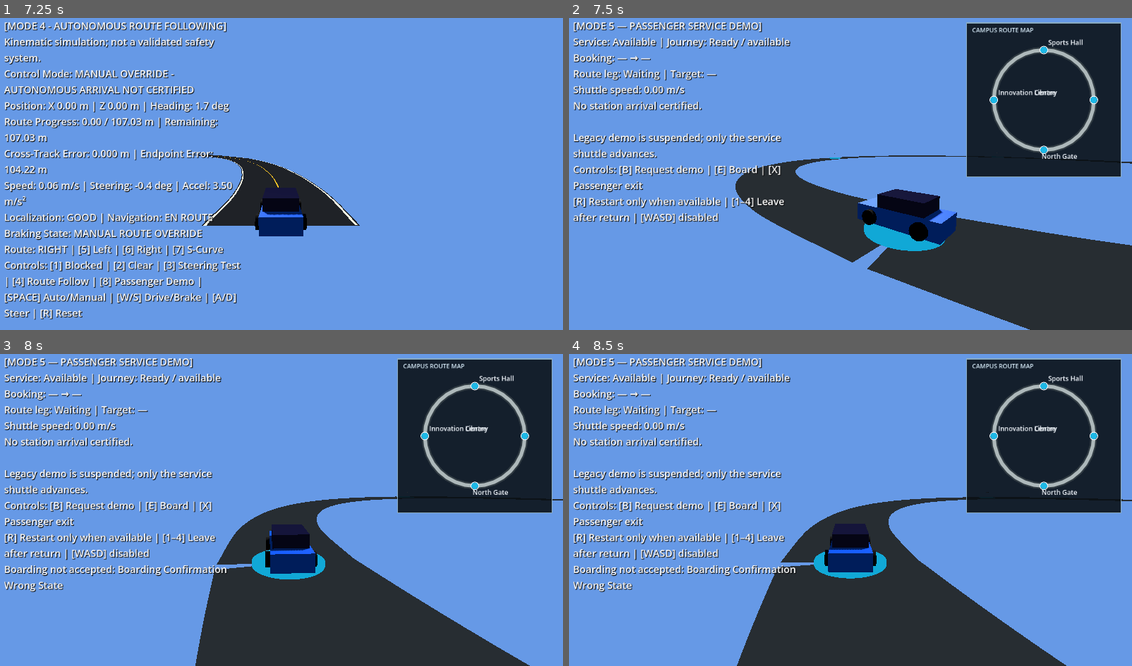
Above: before the commit, frames 1-4 (two rows, left to right).
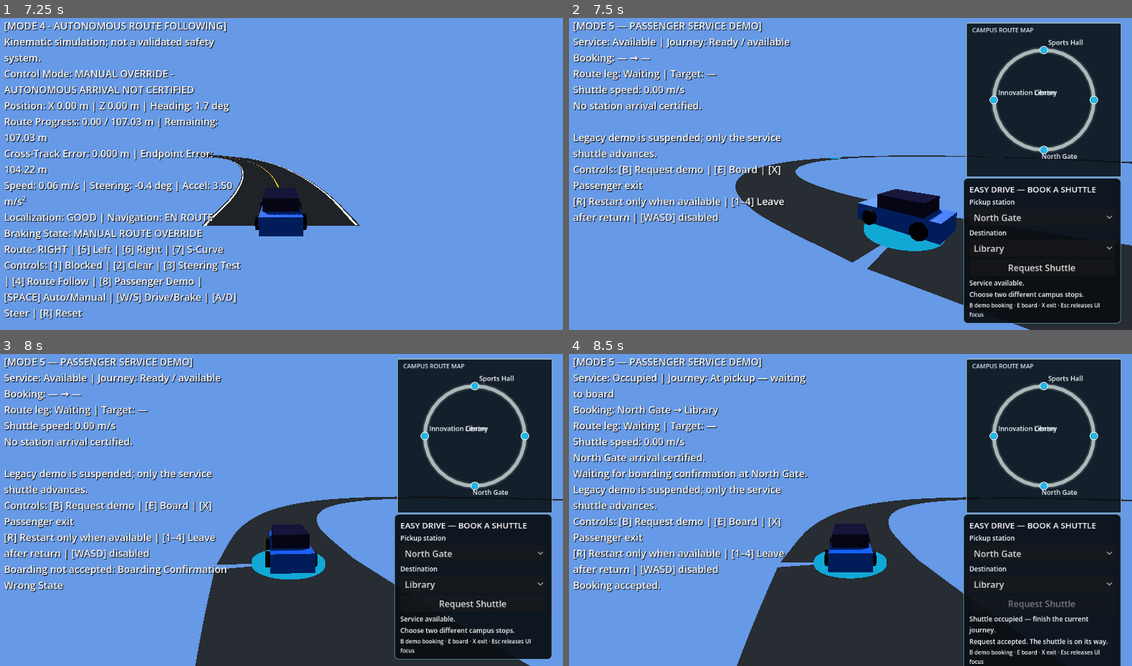
Above: after the commit, the same moments.

Repository: Olohuntele/easy-drive-godot-demo
Game: Godot game, scene res://scenes/main.tscn
The game is run twice, just before and just after one commit, with the same random seed, the same clock (stepped at 60 frames per second) and the same inputs.
Inputs (mouse positions are in pixels of both pictures, inside the frame that each line leads up to):
- Up to frame 1 (7.25 s): tap Enter (ui_accept) at 0.5, 0.77, 1.52, 2, 2.75, 3.02, 3.77, 4.52, 6.02, 6.77 s; hold D 0.53-1.28 s; hold E 0.53-1.28 s; hold Down (ui_down) 1.28-2.03 s; tap 1 at 1.35 s; tap E at 1.55, 2.3, 3.05, 3.8, 4.55, 6.05, 6.8 s; hold D 2.03-2.78 s; hold 2 2.03-2.78 s; hold Up (ui_up) 2.78-3.53 s; tap 3 at 2.85 s; hold 4 3.53-4.28 s; hold A 3.53-5.03 s; tap Escape at 4.15 s; tap B at 4.35 s; hold Down (ui_down) 5.03-5.78 s; hold E 5.03-5.78 s; hold D 5.78-6.53 s; tap X at 5.85 s; hold Up (ui_up) from 6.53 s (still down); hold R from 6.53 s (still down)
- Up to frame 2 (7.5 s): release Up (ui_up) at 7.28 s; release R at 7.28 s; hold D from 7.28 s (still down); tap 8 at 7.35 s
- Up to frame 3 (8 s): keep holding D; tap Enter (ui_accept) at 7.52 s; tap E at 7.55 s
- Up to frame 4 (8.5 s): release D at 8 s; click (1041, 603) at 8 s, where only the run after the commit has a clickable "Request Shuttle"

Frame 1 is identical in both runs. In frame 2, 13% of the frame differs, in the area x 70-99%, y 51-98%; in frame 3, 13%; in frame 4, 22%, in the area x 0-98%, y 6-100%.

Commit message:
feat: add interactive passenger booking interface
Co-authored-by: Copilot <223556219+Copilot@users.noreply.github.com>

Diff:
--- /dev/null
+++ b/scripts/passenger_booking_panel.gd
@@ -0,0 +1,163 @@
+extends PanelContainer
+
+signal booking_requested(pickup_station_id: String, destination_station_id: String)
+
+const PANEL_SIZE: Vector2 = Vector2(286.0, 264.0)
+
+var pickup_selector: OptionButton
+var destination_selector: OptionButton
+var request_button: Button
+var service_status_label: Label
+var feedback_label: Label
+var _request_in_flight: bool = false
+
+func _ready() -> void:
+    custom_minimum_size = PANEL_SIZE
+    size = PANEL_SIZE
+    anchor_left = 1.0
+    anchor_right = 1.0
+    offset_left = -306.0
+    offset_right = -20.0
+    offset_top = 300.0
+    offset_bottom = 564.0
+    mouse_filter = Control.MOUSE_FILTER_STOP
+
+    var panel_style := StyleBoxFlat.new()
+    panel_style.bg_color = Color(0.035, 0.055, 0.075, 0.94)
+    panel_style.border_color = Color(0.4, 0.62, 0.72, 0.95)
+    panel_style.set_border_width_all(1)
+    panel_style.set_corner_radius_all(7)
+    add_theme_stylebox_override("panel", panel_style)
+
+    var margin := MarginContainer.new()
+    add_child(margin)
+    margin.set_anchors_and_offsets_preset(Control.PRESET_FULL_RECT)
+    margin.add_theme_constant_override("margin_left", 10)
+    margin.add_theme_constant_override("margin_top", 8)
+    margin.add_theme_constant_override("margin_right", 10)
+    margin.add_theme_constant_override("margin_bottom", 8)
+
+    var content := VBoxContainer.new()
+    content.add_theme_constant_override("separation", 4)
+    margin.add_child(content)
+
+    var title := Label.new()
+    title.text = "EASY DRIVE — BOOK A SHUTTLE"
+    title.add_theme_font_size_override("font_size", 15)
+    content.add_child(title)
+
+    var pickup_label := Label.new()
+    pickup_label.text = "Pickup station"
+    pickup_label.add_theme_font_size_override("font_size", 12)
+    content.add_child(pickup_label)
+    pickup_selector = OptionButton.new()
+    pickup_selector.size_flags_horizontal = Control.SIZE_EXPAND_FILL
+    pickup_selector.focus_mode = Control.FOCUS_ALL
+    content.add_child(pickup_selector)
+
+    var destination_label := Label.new()
+    destination_label.text = "Destination"
+    destination_label.add_theme_font_size_override("font_size", 12)
+    content.add_child(destination_label)
+    destination_selector = OptionButton.new()
+    destination_selector.size_flags_horizontal = Control.SIZE_EXPAND_FILL
+    destination_selector.focus_mode = Control.FOCUS_ALL
+    content.add_child(destination_selector)
+
+    request_button = Button.new()
+    request_button.text = "Request Shuttle"
+    request_button.focus_mode = Control.FOCUS_ALL
+    request_button.pressed.connect(_on_request_pressed)
+    content.add_child(request_button)
+
+    service_status_label = Label.new()
+    service_status_label.add_theme_font_size_override("font_size", 12)
+    service_status_label.autowrap_mode = TextServer.AUTOWRAP_WORD_SMART
+    content.add_child(service_status_label)
+
+    feedback_label = Label.new()
+    feedback_label.add_theme_font_size_override("font_size", 12)
+    feedback_label.autowrap_mode = TextServer.AUTOWRAP_WORD_SMART
+    content.add_child(feedback_label)
+
+    var controls_hint := Label.new()
+    controls_hint.text = "B demo booking · E board · X exit · Esc releases UI focus"
+    controls_hint.add_theme_font_size_override("font_size", 10)
+    controls_hint.autowrap_mode = TextServer.AUTOWRAP_WORD_SMART
+    content.add_child(controls_hint)
+
+func configure(network: RefCounted, initial_snapshot: Dictionary) -> void:
+    pickup_selector.clear()
+    destination_selector.clear()
+    for station in network.get_stations():
+        var station_id: String = str(station.id)
+        var display_name: String = str(station.display_name).replace(" Stop", "")
+        pickup_selector.add_item(display_name)
+        pickup_selector.set_item_metadata(pickup_selector.item_count - 1, station_id)
+        destination_selector.add_item(display_name)
+        destination_selector.set_item_metadata(destination_selector.item_count - 1, station_id)
+    if pickup_selector.item_count > 0:
+        pickup_selector.select(0)
+    if destination_selector.item_count > 1:
+        destination_selector.select(1)
+    update_service_snapshot(initial_snapshot)
+    feedback_label.text = "Choose two different campus stops."
+
+func update_service_snapshot(snapshot: Dictionary) -> void:
+    var active_booking: Dictionary = snapshot.get("active_booking", {})
+    var journey_state: String = str(snapshot.get("service_state", "UNINITIALIZED"))
+    var blocked: bool = bool(snapshot.get("blocked", false)) || journey_state == "BLOCKED"
+    var busy: bool = not active_booking.is_empty() || journey_state != "IDLE"
+    request_button.disabled = blocked || busy || _request_in_flight
+    if blocked:
+        service_status_label.text = "Service blocked — reservation retained."
+    elif busy:
+        service_status_label.text = "Shuttle occupied — finish the current journey."
+    elif journey_state == "IDLE":
+        service_status_label.text = "Service available."
+    else:
+        service_status_label.text = "Service status unavailable."
+
+func show_booking_result(result: Dictionary, snapshot: Dictionary) -> void:
+    _request_in_flight = false
+    update_service_snapshot(snapshot)
+    if result.get("valid", false):
+        feedback_label.text = "Request accepted. The shuttle is on its way."
+        return
+
+    var reason: String = str(result.get("failure_reason", "booking_rejected"))
+    if snapshot.get("blocked", false) || reason == "journey_blocked":
+        feedback_label.text = "Request rejected: service is blocked; the reservation is retained."
+    elif reason in ["shuttle_occupied", "journey_not_idle"]:
+        feedback_label.text = "Request rejected: the shuttle is busy with another journey."
+    else:
+        feedback_label.text = "Request rejected: %s." % _humanize_failure(reason)
+
+func has_keyboard_focus() -> bool:
+    var focus_owner: Control = get_viewport().gui_get_focus_owner()
+    return focus_owner != null && is_ancestor_of(focus_owner)
+
+func _on_request_pressed() -> void:
+    if request_button.disabled || _request_in_flight:
+        return
+    var pickup_station_id: String = _selected_station_id(pickup_selector)
+    var destination_station_id: String = _selected_station_id(destination_selector)
+    if pickup_station_id.is_empty() || destination_station_id.is_empty():
+        feedback_label.text = "Choose a pickup and destination station."
+        return
+    if pickup_station_id == destination_station_id:
+        feedback_label.text = "Pickup and destination must be different stops."
+        return
+    _request_in_flight = true
+    request_button.disabled = true
+    feedback_label.text = "Sending request to shuttle coordinator..."
+    booking_requested.emit(pickup_station_id, destination_station_id)
+
+func _selected_station_id(selector: OptionButton) -> String:
+    var selected_index: int = selector.selected
+    if selected_index < 0:
+        return ""
+    return str(selector.get_item_metadata(selected_index))
+
+func _humanize_failure(reason: String) -> String:
+    return reason.replace("_", " ").capitalize()
--- a/scripts/simulation.gd
+++ b/scripts/simulation.gd
@@ -6,6 +6,7 @@
 const RouteFollowingController = preload("res://scripts/route_following_controller.gd")
 const CampusServiceCoordinator = preload("res://scripts/campus_service_coordinator.gd")
 const CampusRouteMap = preload("res://scripts/campus_route_map.gd")
+const PassengerBookingPanel = preload("res://scripts/passenger_booking_panel.gd")
 
 const ROUTE_LEFT: String = "LEFT"
 const ROUTE_RIGHT: String = "RIGHT"
@@ -73,6 +74,7 @@
 var service_road_root: Node3D
 var service_active_route: MeshInstance3D
 var service_route_map: Control
+var booking_panel
 var service_visual_leg: String = ""
 var service_mode_message: String = ""
 
@@ -244,6 +246,8 @@
     autonomous_route_mode = false
     service_mode_message = ""
     var visuals_ready: bool = _ensure_service_visuals(service_coordinator.network)
+    if booking_panel:
+        booking_panel.visible = true
     if straight_road:
         straight_road.visible = false
     if straight_centerline:
@@ -278,19 +282,28 @@
     return {"valid": true, "failure_reason": ""}
 
 func request_service_demo_booking() -> Dictionary:
+    return request_passenger_booking("sports_hall", "innovation_centre")
+
+func request_passenger_booking(
+    pickup_station_id: String,
+    destination_station_id: String
+) -> Dictionary:
     if not passenger_service_mode || service_coordinator == null:
         return {"valid": false, "failure_reason": "passenger_service_mode_not_active"}
     var result: Dictionary = service_coordinator.request_booking(
-        "sports_hall",
-        "innovation_centre"
+        pickup_station_id,
+        destination_station_id
     )
     service_mode_message = (
-        "Booking accepted: Sports Hall to Innovation Centre."
+        "Booking accepted."
         if result.get("valid", false)
         else "Booking rejected: %s" % _humanize_failure(str(result.get("failure_reason", "")))
     )
-    _sync_passenger_service_visuals(service_coordinator.get_service_snapshot())
-    _update_passenger_service_hud(service_coordinator.get_service_snapshot())
+    var snapshot: Dictionary = service_coordinator.get_service_snapshot()
+    _sync_passenger_service_visuals(snapshot)
+    _update_passenger_service_hud(snapshot)
+    if booking_panel:
+        booking_panel.show_booking_result(result, snapshot)
     return result
 
 func confirm_service_demo_boarding() -> Dictionary:
@@ -378,12 +391,16 @@
 func _leave_passenger_service_mode() -> void:
     if not passenger_service_mode:
         return
+    if booking_panel && booking_panel.has_keyboard_focus():
+        get_viewport().gui_release_focus()
     passenger_service_mode = false
     service_mode_message = ""
     if service_road_root:
         service_road_root.visible = false
     if service_route_map:
         service_route_map.visible = false
+    if booking_panel:
+        booking_panel.visible = false
 
 func _update_legacy_hud_message() -> void:
     if not hud_label || service_mode_message.is_empty():
@@ -392,6 +409,10 @@
         hud_label.text += "\n" + service_mode_message
 
 func _physics_process_passenger_service(delta: float) -> void:
+    if booking_panel && booking_panel.visible && booking_panel.has_keyboard_focus():
+        _advance_passenger_service(delta)
+        return
+
     var key1_current: bool = Input.is_key_pressed(KEY_1)
     if key1_current && not service_key1_pressed_last_frame:
         if _can_leave_passenger_service():
@@ -522,6 +543,13 @@
         service_route_map.name = "CampusRouteMap"
         canvas_layer.add_child(service_route_map)
     service_route_map.configure(network)
+    if booking_panel == null:
+        booking_panel = PassengerBookingPanel.new()
+        booking_panel.name = "PassengerBookingPanel"
+        canvas_layer.add_child(booking_panel)
+        booking_panel.configure(network, service_coordinator.get_service_snapshot())
+        booking_panel.booking_requested.connect(_on_passenger_booking_requested)
+    booking_panel.visible = false
     var road_count: int = 0
     var station_label_count: int = 0
     for child in service_road_root.get_children():
@@ -581,6 +609,8 @@
 func _update_passenger_service_hud(snapshot: Dictionary) -> void:
     if not hud_label:
         return
+    if booking_panel:
+        booking_panel.update_service_snapshot(snapshot)
     var booking: Dictionary = snapshot.get("active_booking", {})
     var pickup_name: String = "—"
     var destination_name: String = "—"
@@ -605,9 +635,9 @@
     var state_label: String = _humanize_service_state(journey_state)
     var waiting_text: String = ""
     if journey_state == "BOARDING":
-        waiting_text = "Waiting for boarding confirmation at Sports Hall."
+        waiting_text = "Waiting for boarding confirmation at %s." % pickup_name
     elif journey_state == "DROPOFF":
-        waiting_text = "Waiting for passenger exit confirmation at Innovation Centre."
+        waiting_text = "Waiting for passenger exit confirmation at %s." % destination_name
     elif journey_state == "BLOCKED":
         waiting_text = "Journey blocked: %s" % _humanize_failure(
             str(snapshot.get("blocked_reason", ""))
@@ -615,9 +645,9 @@
 
     var arrival_text: String = "No station arrival certified."
     if journey_state == "BOARDING":
-        arrival_text = "Sports Hall arrival certified."
+        arrival_text = "%s arrival certified." % pickup_name
     elif journey_state == "DROPOFF":
-        arrival_text = "Innovation Centre arrival certified."
+        arrival_text = "%s arrival certified." % destination_name
     elif journey_state == "IDLE" && snapshot.get("arrival_certified", false):
         arrival_text = "Return to North Gate certified."
 
@@ -825,6 +855,12 @@
     return just_pressed
 
 func _input(event: InputEvent) -> void:
+    if event is InputEventKey && event.pressed && not event.echo \
+        && event.keycode == KEY_ESCAPE \
+        && booking_panel && booking_panel.visible && booking_panel.has_keyboard_focus():
+        get_viewport().gui_release_focus()
+        get_viewport().set_input_as_handled()
+        return
     if not event is InputEventKey || not event.pressed || event.echo:
         return
     var key_event: InputEventKey = event
@@ -846,6 +882,12 @@
         print("[MODE5 DIAG] Key 8 ignored: Mode 5 is already active.")
         return
     select_passenger_service_mode()
+
+func _on_passenger_booking_requested(
+    pickup_station_id: String,
+    destination_station_id: String
+) -> void:
+    request_passenger_booking(pickup_station_id, destination_station_id)
 
 func _physics_process(delta: float) -> void:
     # --- 1. Keyboard Controls & Mode Selection ---
--- /dev/null
+++ b/tests/test_passenger_booking_panel.gd
@@ -0,0 +1,218 @@
+extends SceneTree
+
+const PassengerJourney = preload("res://scripts/passenger_journey.gd")
+
+var assertions: int = 0
+var failures: int = 0
+
+func _initialize() -> void:
+    call_deferred("_run_tests")
+
+func _run_tests() -> void:
+    root.size = Vector2i(1024, 576)
+    var visibility_simulation: Node = await _create_simulation()
+    _expect(
+        visibility_simulation.booking_panel == null,
+        "booking panel is not created or shown in legacy mode"
+    )
+    visibility_simulation.select_passenger_service_mode()
+    var visibility_panel = visibility_simulation.booking_panel
+    _expect(
+        visibility_panel != null && visibility_panel.visible,
+        "booking panel becomes visible when Mode 5 is entered"
+    )
+    visibility_simulation.select_clear_road_mode()
+    _expect(
+        not visibility_panel.visible,
+        "booking panel is hidden after safely leaving idle Mode 5"
+    )
+    visibility_simulation.queue_free()
+    await process_frame
+
+    var shortcut_simulation: Node = await _create_simulation()
+    shortcut_simulation.select_passenger_service_mode()
+    var shortcut_booking: Dictionary = shortcut_simulation.request_service_demo_booking()
+    var shortcut_snapshot: Dictionary = shortcut_simulation.service_coordinator.get_service_snapshot()
+    _expect(
+        shortcut_booking.get("valid", false)
+            && shortcut_snapshot.active_booking.get("origin_station_id", "") == "sports_hall"
+            && shortcut_snapshot.active_booking.get("destination_station_id", "")
+                == "innovation_centre",
+        "backward-compatible B demo booking still uses its original coordinator request"
+    )
+    shortcut_simulation.queue_free()
+    await process_frame
+
+    var simulation: Node = await _create_simulation()
+    simulation.select_passenger_service_mode()
+    var panel = simulation.booking_panel
+    var network: RefCounted = simulation.service_coordinator.network
+    var stations: Array[Dictionary] = network.get_stations()
+    await process_frame
+    var panel_rect: Rect2 = panel.get_global_rect()
+    var map_rect: Rect2 = simulation.service_route_map.get_global_rect()
+    var telemetry_rect: Rect2 = simulation.get_node(
+        "CanvasLayer/TelemetryPanel"
+    ).get_global_rect()
+    _expect(
+        not panel_rect.intersects(map_rect)
+            && not panel_rect.intersects(telemetry_rect)
+            && panel_rect.end.y <= get_root().get_visible_rect().size.y,
+        "compact booking panel fits the viewport without overlapping the map or telemetry HUD"
+    )
+    _expect(
+        panel.pickup_selector.item_count == stations.size()
+            && panel.destination_selector.item_count == stations.size(),
+        "both selectors contain every station from CampusNetwork"
+    )
+    var all_options_match_network: bool = true
+    for index in range(stations.size()):
+        var station_id: String = str(stations[index].id)
+        all_options_match_network = all_options_match_network \
+            && str(panel.pickup_selector.get_item_metadata(index)) == station_id \
+            && str(panel.destination_selector.get_item_metadata(index)) == station_id \
+            && panel.pickup_selector.get_item_text(index) \
+                == str(stations[index].display_name).replace(" Stop", "") \
+            && panel.destination_selector.get_item_text(index) \
+                == str(stations[index].display_name).replace(" Stop", "")
+    _expect(
+        all_options_match_network,
+        "selector labels and station IDs match actual CampusNetwork entries"
+    )
+
+    _select_station(panel.pickup_selector, stations[0].id)
+    _select_station(panel.destination_selector, stations[0].id)
+    var dynamics_before_validation: int = simulation.service_coordinator.dynamics_step_count
+    panel.request_button.pressed.emit()
+    _expect(
+        simulation.service_coordinator.journey.state == PassengerJourney.IDLE
+            && simulation.service_coordinator.dispatcher.get_active_booking().is_empty()
+            && panel.feedback_label.text.contains("must be different"),
+        "same-station selection shows validation and does not create a booking"
+    )
+    _expect(
+        simulation.service_coordinator.dynamics_step_count == dynamics_before_validation,
+        "booking form validation does not advance vehicle dynamics"
+    )
+
+    var pickup_id: String = "sports_hall"
+    var destination_id: String = "library"
+    _select_station(panel.pickup_selector, pickup_id)
+    _select_station(panel.destination_selector, destination_id)
+    var service_pose_before: Dictionary = simulation.service_coordinator.get_service_snapshot()
+    var legacy_pose_before: Dictionary = _legacy_dynamics_snapshot(simulation)
+    var dynamics_steps_before: int = simulation.service_coordinator.dynamics_step_count
+    panel.request_button.pressed.emit()
+    var accepted_snapshot: Dictionary = simulation.service_coordinator.get_service_snapshot()
+    _expect(
+        accepted_snapshot.active_booking.get("origin_station_id", "") == pickup_id
+            && accepted_snapshot.active_booking.get("destination_station_id", "")
+                == destination_id
+            && accepted_snapshot.service_state == PassengerJourney.TO_PICKUP,
+        "selected station IDs are submitted to and accepted by the coordinator"
+    )
+    _expect(
+        panel.feedback_label.text.contains("Request accepted")
+            && panel.service_status_label.text.contains("occupied")
+            && panel.request_button.disabled,
+        "accepted booking reports coordinator-backed occupied status and disables requests"
+    )
+    _expect(
+        accepted_snapshot.position_xz == service_pose_before.position_xz
+            && accepted_snapshot.heading_rad == service_pose_before.heading_rad
+            && accepted_snapshot.speed_mps == service_pose_before.speed_mps
+            && simulation.service_coordinator.dynamics_step_count == dynamics_steps_before
+            && _legacy_dynamics_snapshot(simulation) == legacy_pose_before,
+        "booking submission neither advances nor resets service or legacy dynamics"
+    )
+
+    var first_booking_id: String = str(accepted_snapshot.active_booking.booking_id)
+    panel.request_button.pressed.emit()
+    var second_booking_id: String = str(
+        simulation.service_coordinator.get_service_snapshot().active_booking.booking_id
+    )
+    _expect(
+        second_booking_id == first_booking_id,
+        "repeated button activation cannot create a duplicate active booking"
+    )
+    var busy_result: Dictionary = simulation.request_passenger_booking(
+        "library",
+        "innovation_centre"
+    )
+    _expect(
+        not busy_result.get("valid", false)
+            && busy_result.get("failure_reason", "") == "shuttle_occupied"
+            && panel.feedback_label.text.contains("busy"),
+        "busy booking rejection is reported from the coordinator response"
+    )
+    _expect(
+        panel.request_button.disabled
+            && panel.service_status_label.text.contains("occupied"),
+        "new UI bookings remain disabled while the passenger journey is active"
+    )
+
+    panel.pickup_selector.grab_focus()
+    _expect(panel.has_keyboard_focus(), "booking controls retain normal keyboard focus")
+    simulation._physics_process_passenger_service(1.0 / 60.0)
+    _expect(
+        simulation.service_coordinator.journey.state == PassengerJourney.TO_PICKUP
+            && simulation.service_coordinator.dynamics_step_count == dynamics_steps_before + 1,
+        "focused UI does not trigger shortcuts or reset state while physics keeps running"
+    )
+
+    simulation.service_coordinator.interrupt_service("test UI blocked status")
+    var blocked_snapshot: Dictionary = simulation.service_coordinator.get_service_snapshot()
+    panel.update_service_snapshot(blocked_snapshot)
+    var blocked_result: Dictionary = simulation.request_passenger_booking(
+        "library",
+        "innovation_centre"
+    )
+    _expect(
+        not blocked_result.get("valid", false)
+            && blocked_result.get("failure_reason", "") == "shuttle_occupied"
+            && panel.feedback_label.text.contains("service is blocked")
+            && panel.request_button.disabled
+            && panel.service_status_label.text.contains("blocked"),
+        "blocked coordinator rejection explains that the active reservation is retained"
+    )
+
+    simulation.queue_free()
+    await process_frame
+    if failures == 0:
+        print("Passenger booking panel tests passed: %d assertions." % assertions)
+        quit(0)
+    else:
+        push_error("%d of %d passenger booking panel assertions failed." % [failures, assertions])
+        quit(1)
+
+func _create_simulation() -> Node:
+    var simulation: Node = load("res://scenes/main.tscn").instantiate()
+    root.add_child(simulation)
+    simulation.set_physics_process(false)
+    await process_frame
+    return simulation
+
+func _select_station(selector: OptionButton, station_id: String) -> void:
+    for index in range(selector.item_count):
+        if str(selector.get_item_metadata(index)) == station_id:
+            selector.select(index)
+            return
+    push_error("Station option not found: " + station_id)
+
+func _legacy_dynamics_snapshot(simulation: Node) -> Dictionary:
+    return {
+        "position_x_m": simulation.vehicle_dynamics.position_x_m,
+        "position_z_m": simulation.vehicle_dynamics.position_z_m,
+        "heading_rad": simulation.vehicle_dynamics.heading_rad,
+        "speed_mps": simulation.vehicle_dynamics.speed_mps,
+        "acceleration_mps2": simulation.vehicle_dynamics.actual_acceleration_mps2,
+        "steering_rad": simulation.vehicle_dynamics.steering_rad
+    }
+
+func _expect(condition: bool, message: String) -> void:
+    assertions += 1
+    if condition:
+        print("PASS: " + message)
+    else:
+        push_error("FAIL: " + message)
+        failures += 1
Not shown, added: scripts/passenger_booking_panel.gd.uid
Not shown, added: tests/test_passenger_booking_panel.gd.uid
